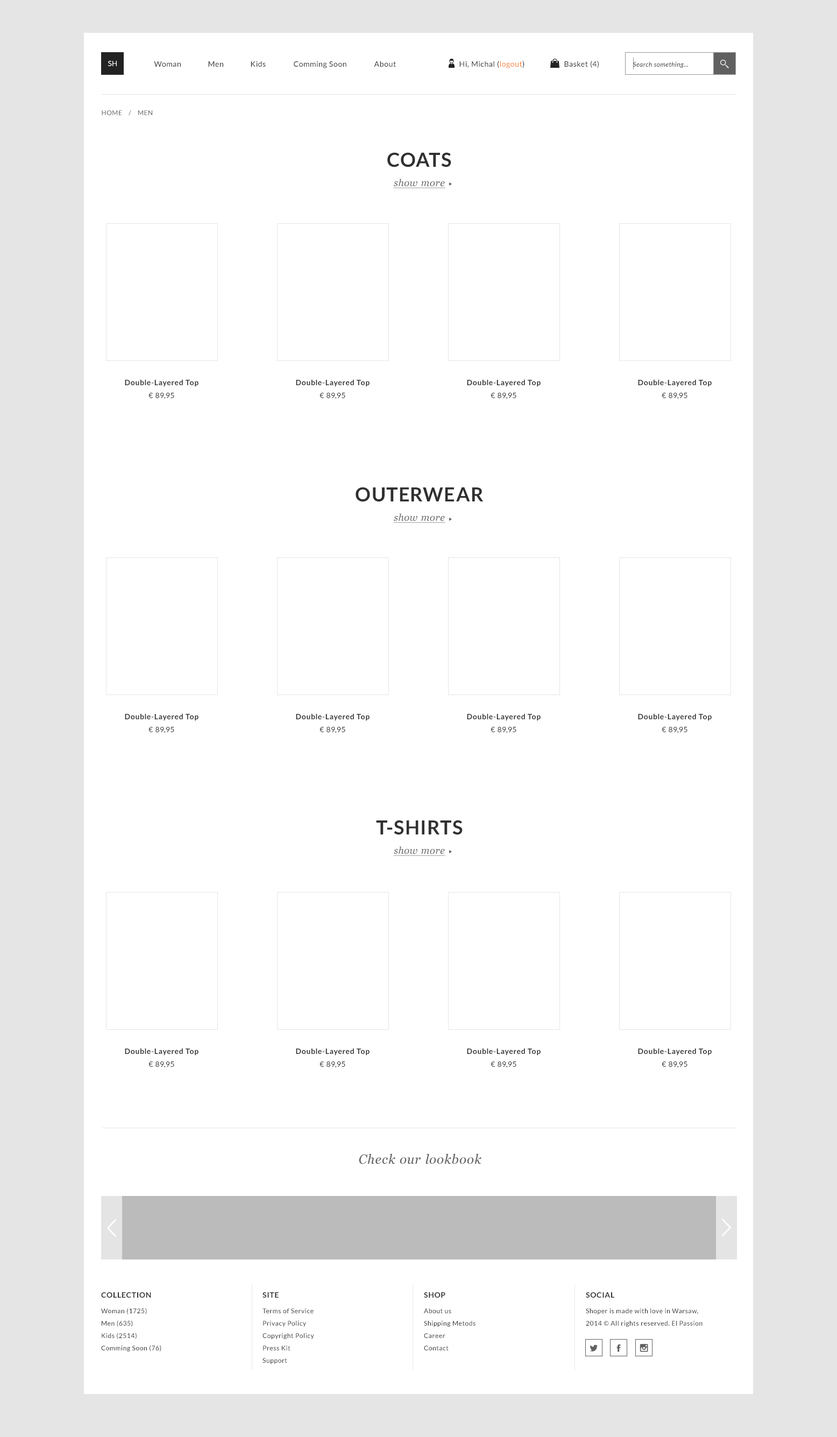
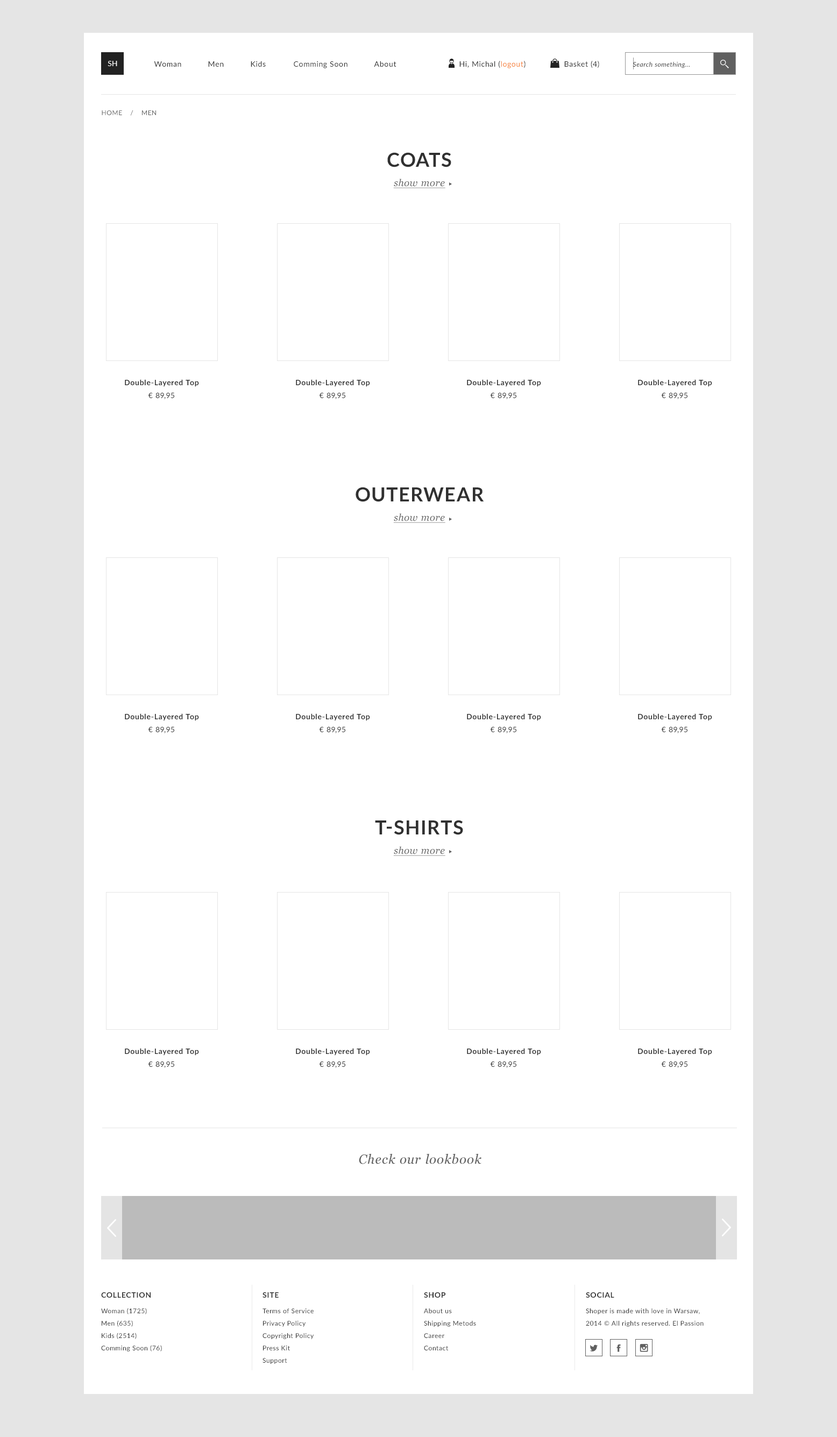
The second 837x1437 image is a revision of the first. Changes to its layers:
painted on "Double-Layered Top € 89,95" (1st of 12, in "Cat1" › "row 1" › "Group 2 copy 3") over [638, 379, 713, 400]
painted on "Double-Layered Top € 89,95" (2nd of 12, in "Cat1" › "row 1" › "Group 2 copy 2") over [467, 379, 542, 400]
painted on "Double-Layered Top € 89,95" (3rd of 12, in "Cat1" › "row 1" › "Group 2 copy") over [295, 379, 371, 400]
painted on "Double-Layered Top € 89,95" (4th of 12, in "Cat1" › "row 1" › "Group 2") over [124, 379, 200, 400]
painted on "Outerwear show more" over [355, 486, 485, 503]
painted on "Double-Layered Top € 89,95" (5th of 12, in "Cat 2" › "row 2" › "Group 2 copy 3") over [638, 713, 713, 734]
painted on "Double-Layered Top € 89,95" (6th of 12, in "Cat 2" › "row 2" › "Group 2 copy 2") over [467, 713, 542, 734]
painted on "Double-Layered Top € 89,95" (7th of 12, in "Cat 2" › "row 2" › "Group 2 copy") over [295, 713, 371, 734]
painted on "Double-Layered Top € 89,95" (8th of 12, in "Cat 2" › "row 2" › "Group 2") over [124, 713, 200, 734]
painted on "Double-Layered Top € 89,95" (9th of 12, in "Cat 3" › "row 3" › "Group 2 copy 3") over [638, 1048, 713, 1069]
painted on "Double-Layered Top € 89,95" (10th of 12, in "Cat 3" › "row 3" › "Group 2 copy 2") over [467, 1048, 542, 1069]
painted on "Double-Layered Top € 89,95" (11th of 12, in "Cat 3" › "row 3" › "Group 2 copy") over [295, 1048, 371, 1069]
painted on "Double-Layered Top € 89,95" (12th of 12, in "Cat 3" › "row 3" › "Group 2") over [124, 1048, 200, 1069]
painted on "Woman (1725) Men (635) Kids (2514) Comming Soon (76)" over [101, 1308, 162, 1352]
painted on "Terms of Service Privacy Policy Copyright Policy Press Kit" over [262, 1308, 315, 1363]
painted on "About us Shipping Metods Career Contact" over [424, 1308, 477, 1351]
painted on "Shoper is made with love in Warsaw, 2014 © All rights reserved" over [585, 1308, 704, 1327]
…and 16 more changes (16 painted)
